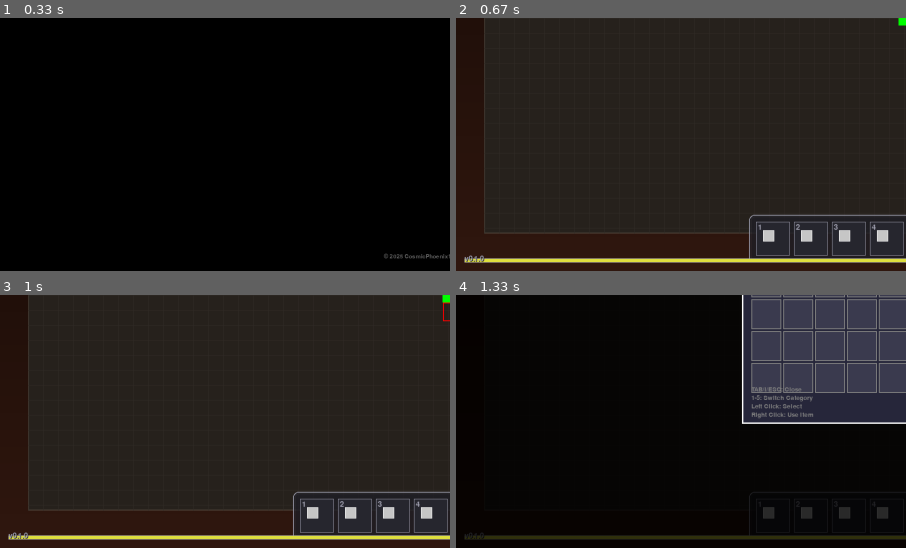
Above: before the commit, frames 1-4 (two rows, left to right).
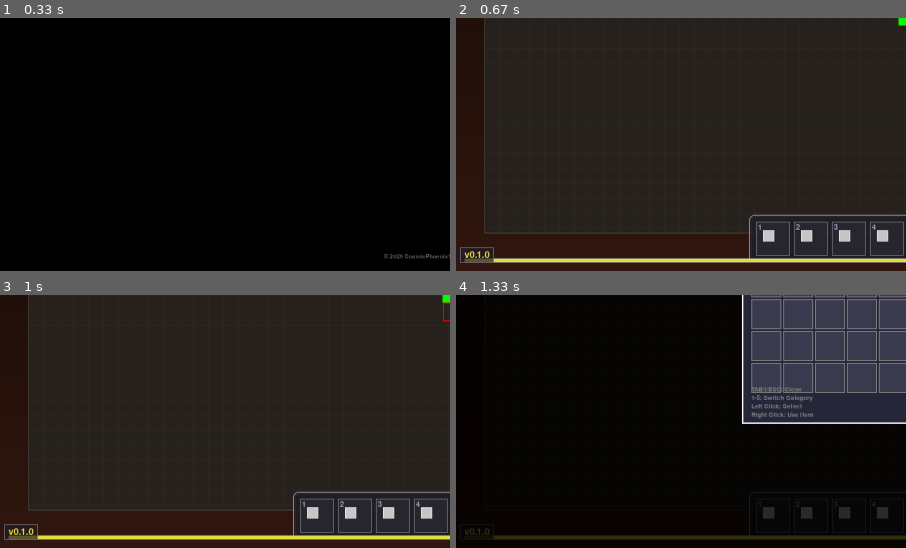
Above: after the commit, the same moments.

Repository: CosmicPhoenix171/Infinite-Tower
Game: pygame game, started from infinite-tower-engine/run_desktop_game.py
The game is run twice, just before and just after one commit, with the same random seed, the same clock (stepped at 60 frames per second) and the same inputs.
Inputs:
- Up to frame 1 (0.33 s): no input
- Up to frame 2 (0.67 s): tap Enter at 0.33 s
- Up to frame 3 (1 s): tap Space at 0.67 s
- Up to frame 4 (1.33 s): tap I at 1 s
The pictures show only the part of the screen within x 0-50%, y 50-100%; the shares and areas given below are measured in that part.

Frame 1 is identical in both runs. In frame 2, 0.3% of the frame differs, in the area x 0-9%, y 90-97%; in frame 3, 0.3%; in frame 4, less than 0.1%.

Commit message:
UI: make version label highly visible; Web: stronger Tab focus handling on canvas

Diff:
--- a/infinite-tower-engine/src/infinite_tower/ui/game_ui.py
+++ b/infinite-tower-engine/src/infinite_tower/ui/game_ui.py
@@ -604,16 +604,22 @@
 
     # New: Build/version label (bottom-left)
     def _draw_build_version(self):
-        """Render the engine/game version at the bottom-left corner."""
-        # Compose version string
+        """Render the engine/game version at the bottom-left corner with high contrast."""
         version_text = f"v{ENGINE_VERSION}"
-        # Slight shadow for readability
-        text_surface = self.font_small.render(version_text, True, self.COLORS['text_gray'])
-        shadow_surface = self.font_small.render(version_text, True, BLACK)
+        # Use a brighter color to ensure visibility on dark backgrounds
+        color = self.COLORS.get('text_yellow', (248, 224, 64))
+        text_surface = self.font_medium.render(version_text, True, color)
+        shadow_surface = self.font_medium.render(version_text, True, BLACK)
         x = self.ui_margin
-        # Place just above bottom margin, leaving a couple pixels from the very bottom
-        y = self.height - self.ui_margin - text_surface.get_height()
-        # Shadow
+        y = self.height - self.ui_margin - text_surface.get_height() - int(4 * self.scale)
+        # Optional subtle background panel for extra contrast
+        pad_x = int(6 * self.scale)
+        pad_y = int(4 * self.scale)
+        bg_rect = pygame.Rect(x - pad_x, y - pad_y, text_surface.get_width() + pad_x * 2, text_surface.get_height() + pad_y * 2)
+        panel = pygame.Surface((bg_rect.width, bg_rect.height), pygame.SRCALPHA)
+        panel.fill((*self.COLORS['bg_panel'], 180))
+        pygame.draw.rect(panel, self.COLORS['frame_border'], panel.get_rect(), 1)
+        self.screen.blit(panel, (bg_rect.x, bg_rect.y))
+        # Shadow and text
         self.screen.blit(shadow_surface, (x + 1, y + 1))
-        # Text
         self.screen.blit(text_surface, (x, y))
Not shown, changed: docs/index.html
